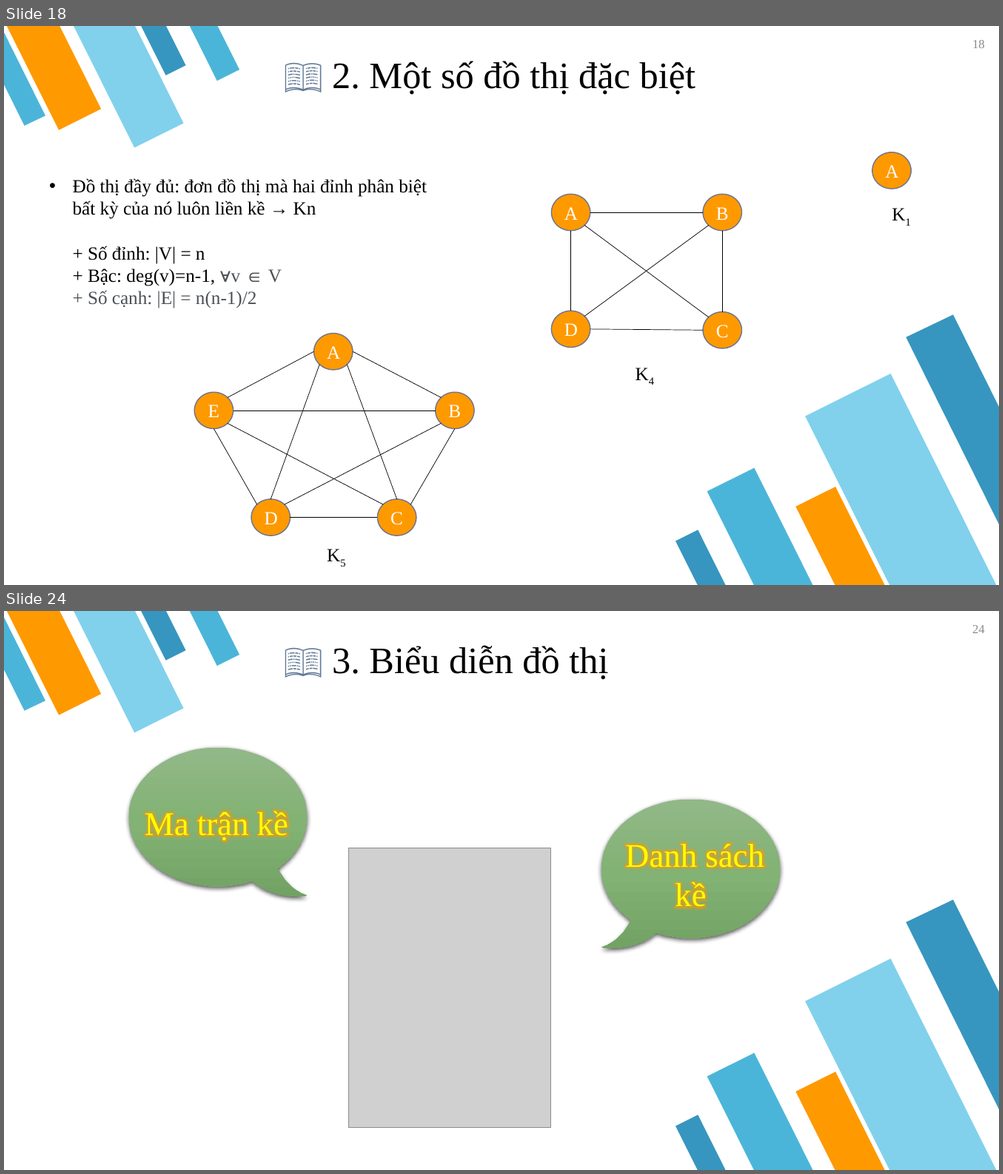
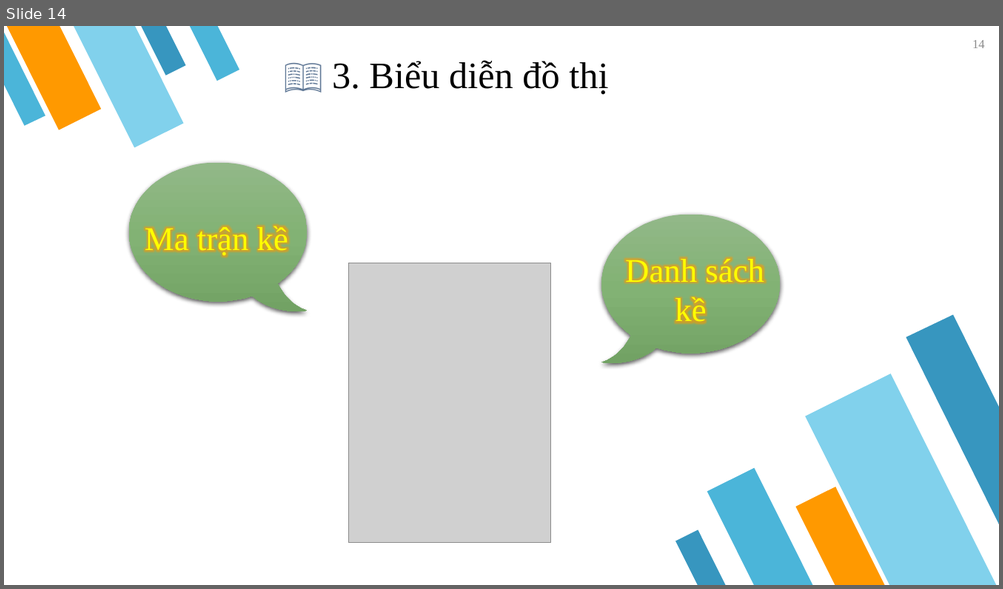
Before and after one commit to Nhom006/Nhom006, a slide deck: Bai_thuyet_trinh/graph.pptx. Shown one above the other, each under a label of ours: slides 18 and 24 before the commit, slide 14 after it; the slides between them are not shown. The pictures are 1003x1174 and 1003x589 pixels, drawn with LibreOffice and Linux fonts; fonts in the diff are those of the drawing; grey boxes stand for pictures. Boxes give left, top, right and bottom in pixels: in the first picture for what was removed or moved away, otherwise in the second. Text is boxed around its words. In the diff, an @@ line names an element or a change of style, - is before the commit and + after.

```diff
--- a/Bai_thuyet_trinh/graph.pptx
+++ b/Bai_thuyet_trinh/graph.pptx
@@ slide 18 removed at (4,26,999,585), background #FFFFFF; not listed: 10 template elements that a slide beside it also shows @@
@@ page number removed at (972,40,984,48) @@
-18
@@ text removed at (332,61,695,95) @@
-📖 2. Một số đồ thị đặc biệt
@@ ellipse removed at (873,152,911,189) @@
-A
@@ text removed at (73,178,427,309) @@
-• Đồ thị đầy đủ: đơn đồ thị mà hai đỉnh phân biệt bất kỳ của nó luôn liền kề → Kn
-+ Số đỉnh: |V| = n
-+ Bậc: deg(v)=n-1, ∀v ∈ V
-+ Số cạnh: |E| = n(n-1)/2
@@ ellipse removed at (552,195,590,231) @@
-A
@@ ellipse removed at (703,195,742,231) @@
-B
@@ text removed at (885,199,922,229) @@
-K1
@@ line removed from (708, 225) to (584, 316) @@
@@ line removed from (584, 225) to (708, 318) @@
@@ line removed from (590, 212) to (703, 212) @@
@@ line removed from (571, 231) to (571, 311) @@
@@ line removed from (723, 231) to (723, 312) @@
@@ ellipse removed at (552,311,590,348) @@
-D
@@ ellipse removed at (703,312,742,349) @@
-C
@@ ellipse removed at (313,333,353,370) @@
-A
@@ line removed from (590, 329) to (703, 330) @@
@@ line removed from (313, 352) to (227, 397) @@
@@ line removed from (353, 352) to (441, 397) @@
@@ text removed at (628,358,665,388) @@
-K4
@@ line removed from (319, 365) to (270, 500) @@
@@ line removed from (347, 365) to (397, 500) @@
@@ ellipse removed at (194,392,233,429) @@
-E
@@ ellipse removed at (435,392,474,429) @@
-B
@@ line removed from (227, 423) to (383, 505) @@
@@ line removed from (233, 411) to (435, 411) @@
@@ line removed from (441, 423) to (284, 505) @@
@@ line removed from (213, 429) to (257, 505) @@
@@ line removed from (455, 429) to (410, 505) @@
@@ ellipse removed at (251,500,290,537) @@
-D
@@ ellipse removed at (377,500,416,537) @@
-C
@@ line removed from (290, 517) to (377, 517) @@
@@ text removed at (319,540,364,570) @@
-K5
@@ what was slide 24 is now slide 14 @@
@@ page number at (972,40,984,48): text changed @@
-24
+14
```
Also in this commit, not shown: 14 slides changed, 44 slides added, 21 other slides removed, 1 other file.
